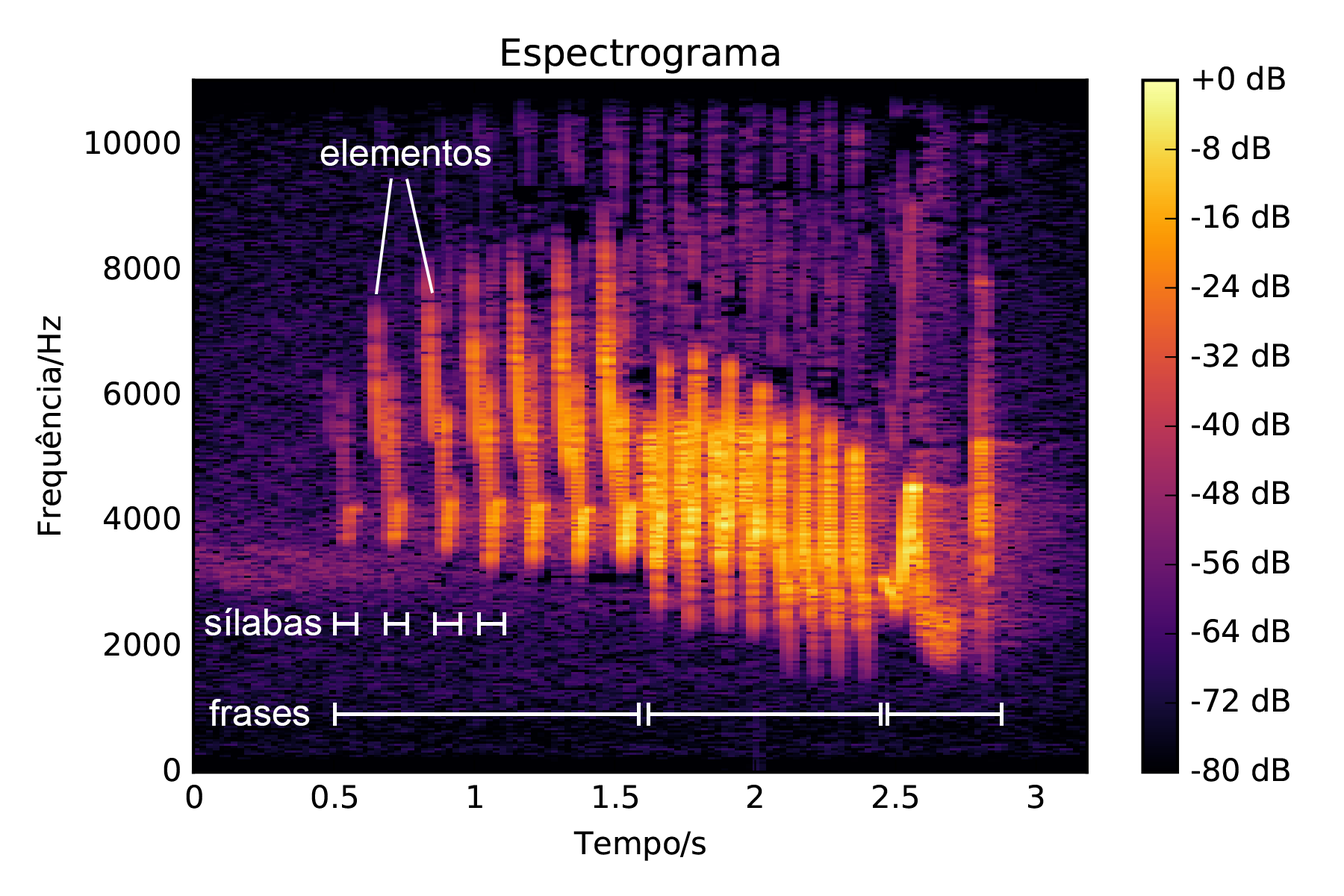
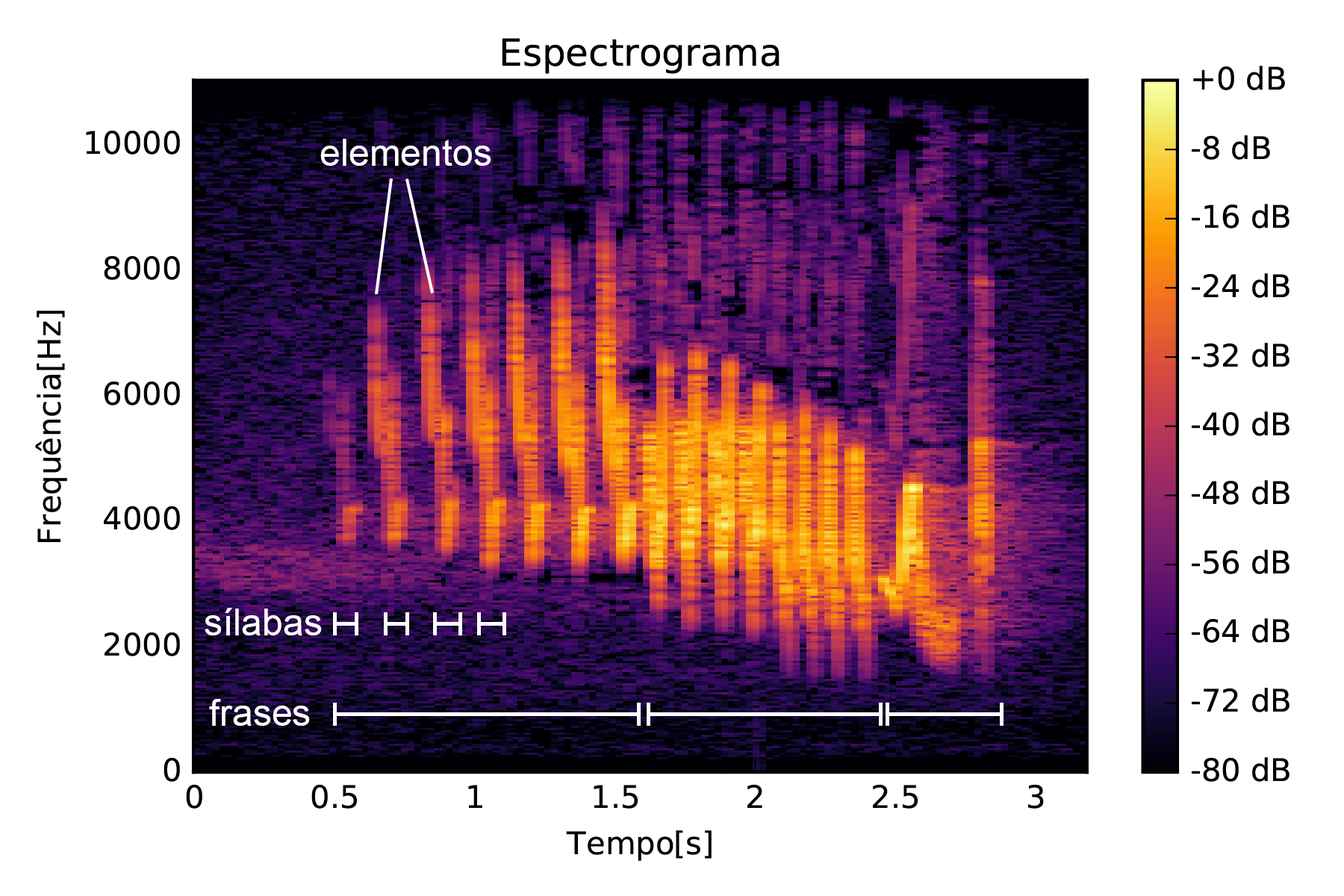
Two versions of the same layered image (1344x896). Layer-by-layer changes:
hid "Layer 1" over [35, 310, 712, 861]
added layer "exemplo_espectro_hierarquia" over [35, 310, 712, 861]
